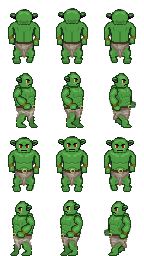
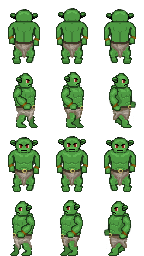
Layers edited between the first and the second 144×256 image:
added layer "head" above "Body" over [14, 85, 130, 215]
painted on "Body" over [15, 21, 129, 215]
added layer "head_N" over [14, 21, 130, 25]
